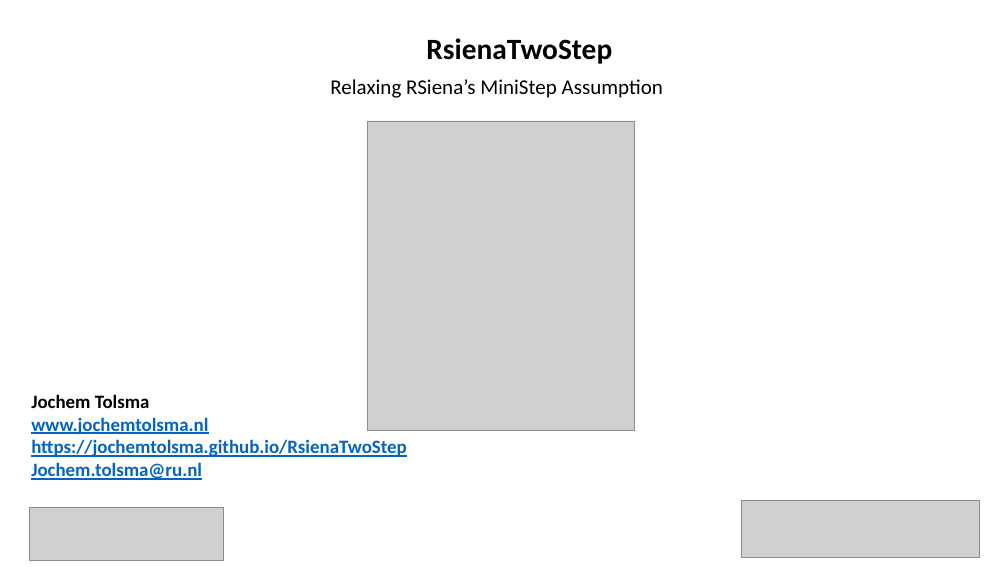
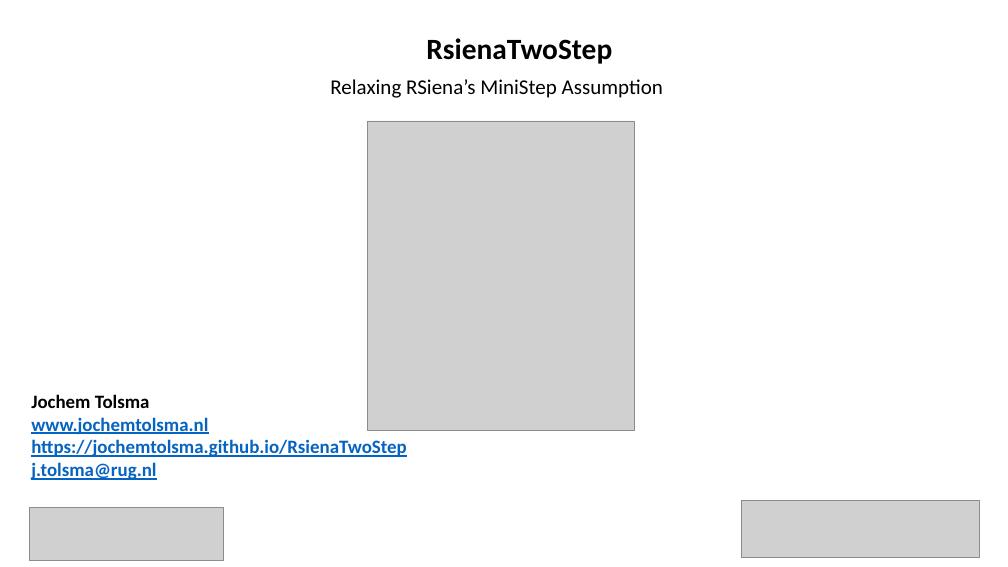
Before and after one commit to Niels-Vullings/RsienaTwoStep, a slide deck: slide 1 of nonbuild/RsienaTwoStep_JT.pptm. Drawn at 1008x567 pixels with LibreOffice and Linux fonts; fonts in the diff are those of the drawing; grey boxes stand for pictures. Boxes give left, top, right and bottom in pixels: in the first picture for what was removed or moved away, otherwise in the second. Text is boxed around its words. In the diff, an @@ line names an element or a change of style, - is before the commit and + after.

```diff
--- a/nonbuild/RsienaTwoStep_JT.pptm
+++ b/nonbuild/RsienaTwoStep_JT.pptm
@@ text at (31, 462, 156, 480): text changed @@
-Jochem.tolsma@ru.nl
+j.tolsma@rug.nl
```
Also in this commit, not shown: 31 other slides changed, 14 slides added, 14 slides removed, 51 other files.
